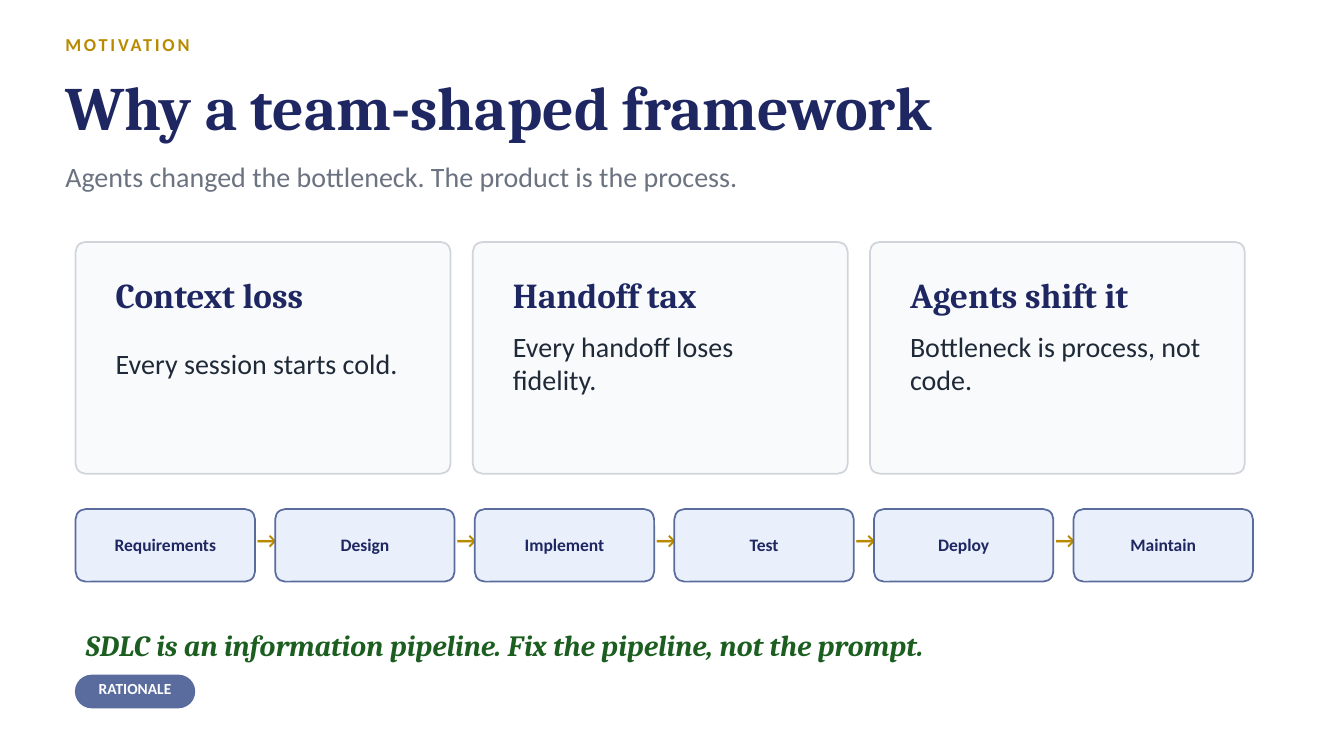
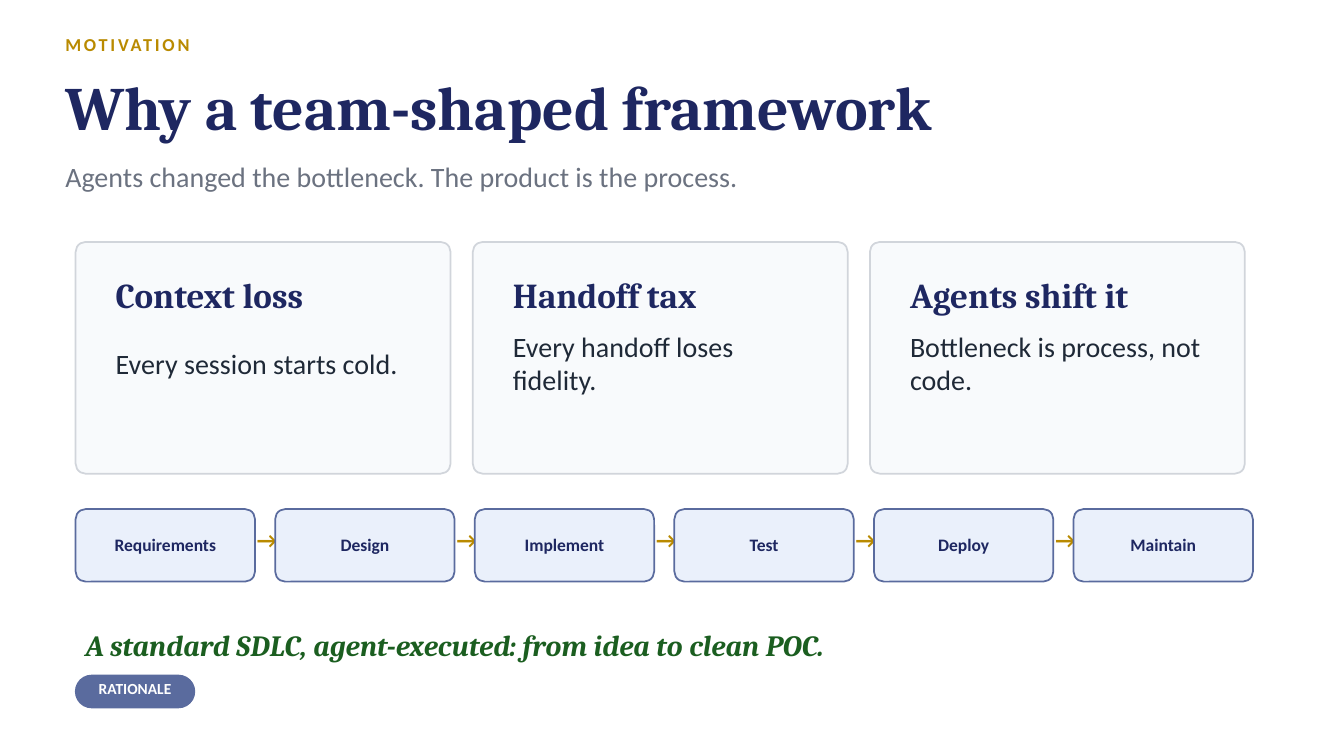
Before and after one commit to trac41799/claude-code-agentic-sdlc, a slide deck: slide 2 of docs/slides/Agentic-SDLC-Tech-Audience.pptx. Drawn at 1344x756 pixels with LibreOffice and Linux fonts; fonts in the diff are those of the drawing. Boxes give left, top, right and bottom in pixels: in the first picture for what was removed or moved away, otherwise in the second. Text is boxed around its words. In the diff, an @@ line names an element or a change of style, - is before the commit and + after.

Commit message:
deck: SDLC cycle slide (large-text, greenfield/brownfield + slash commands), bench kit (brownfield project-agnostic + greenfield runners + task templates), methodology slide, docs

```diff
--- a/docs/slides/Agentic-SDLC-Tech-Audience.pptx
+++ b/docs/slides/Agentic-SDLC-Tech-Audience.pptx
@@ text at bbox=[86, 635, 824, 663]: text changed @@
-SDLC is an information pipeline. Fix the pipeline, not the prompt.
+A standard SDLC, agent-executed: from idea to clean POC.
```
Also in this commit, not shown: 1 other slide changed, 2 slides added, 15 other files.
